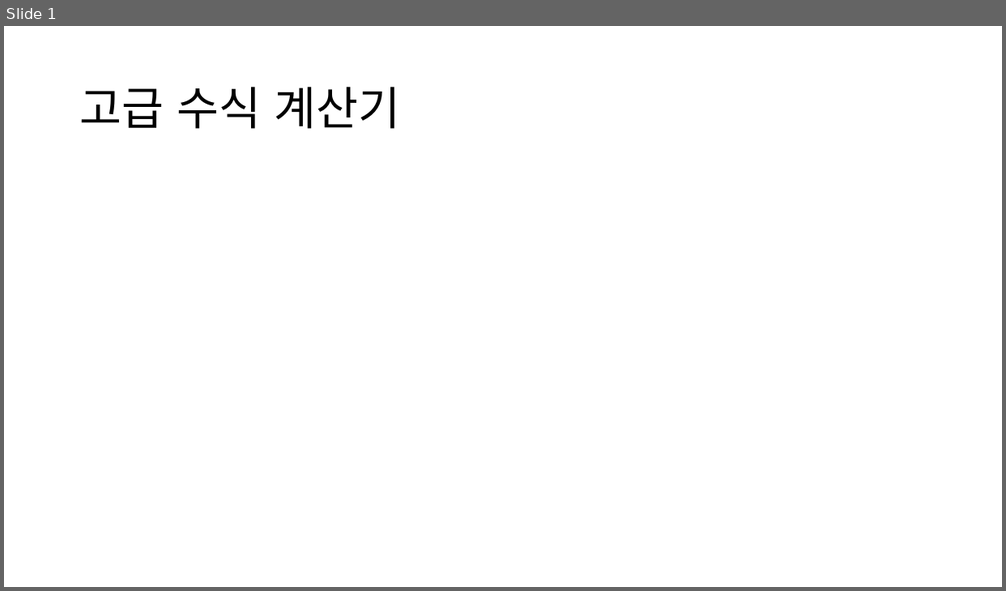
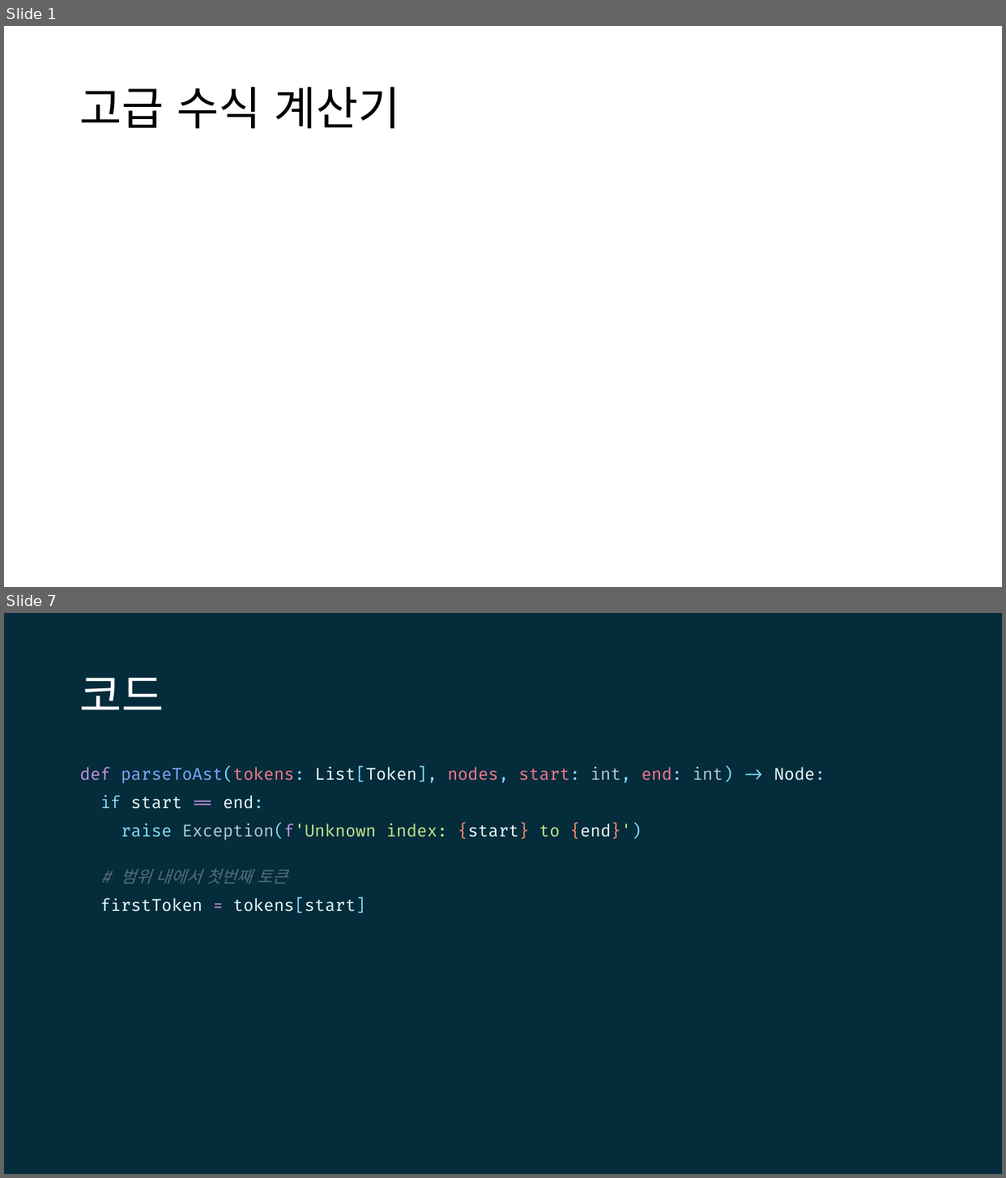
Before and after one commit to lhwdev/programming-lesson, a slide deck: comedu/application-dev/project/고급 수식 계산기.pptx. Shown one above the other, each under a label of ours: slide 1 before the commit, slides 1 and 7 after it; the slides between them are not shown. The pictures are 1006x591 and 1006x1178 pixels, drawn with LibreOffice and Linux fonts; fonts in the diff are those of the drawing; grey boxes stand for pictures. Boxes give left, top, right and bottom in pixels: in the first picture for what was removed or moved away, otherwise in the second. Text is boxed around its words. In the diff, an @@ line names an element or a change of style, - is before the commit and + after.

```diff
--- a/comedu/application-dev/project/고급 수식 계산기.pptx
+++ b/comedu/application-dev/project/고급 수식 계산기.pptx
@@ slide 7 added at [4, 613, 1002, 1174], background #042C3A @@
@@ title added at [80, 678, 164, 710], 44 pt, text #FFFFFF @@
+코드
@@ text added at [80, 767, 825, 914], 16 pt, text #EEFFFF @@
+def parseToAst(tokens: List[Token], nodes, start: int, end: int) -> Node:
+if start == end:
+raise Exception(f'Unknown index: {start} to {end}')
+# 범위 내에서 첫번째 토큰
+firstToken = tokens[start]
```
Also in this commit, not shown: 1 slide changed, 7 other slides added, 3 other files.
